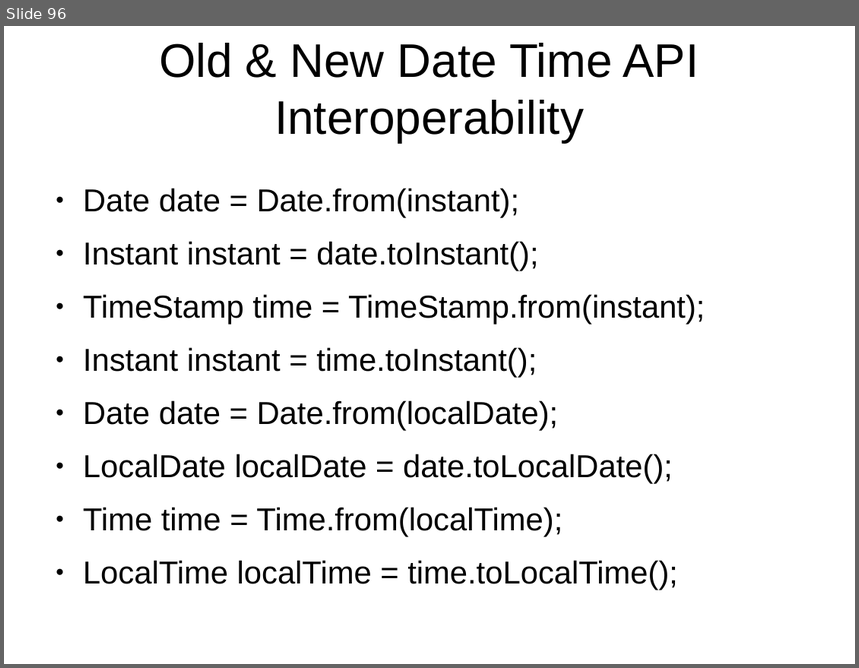
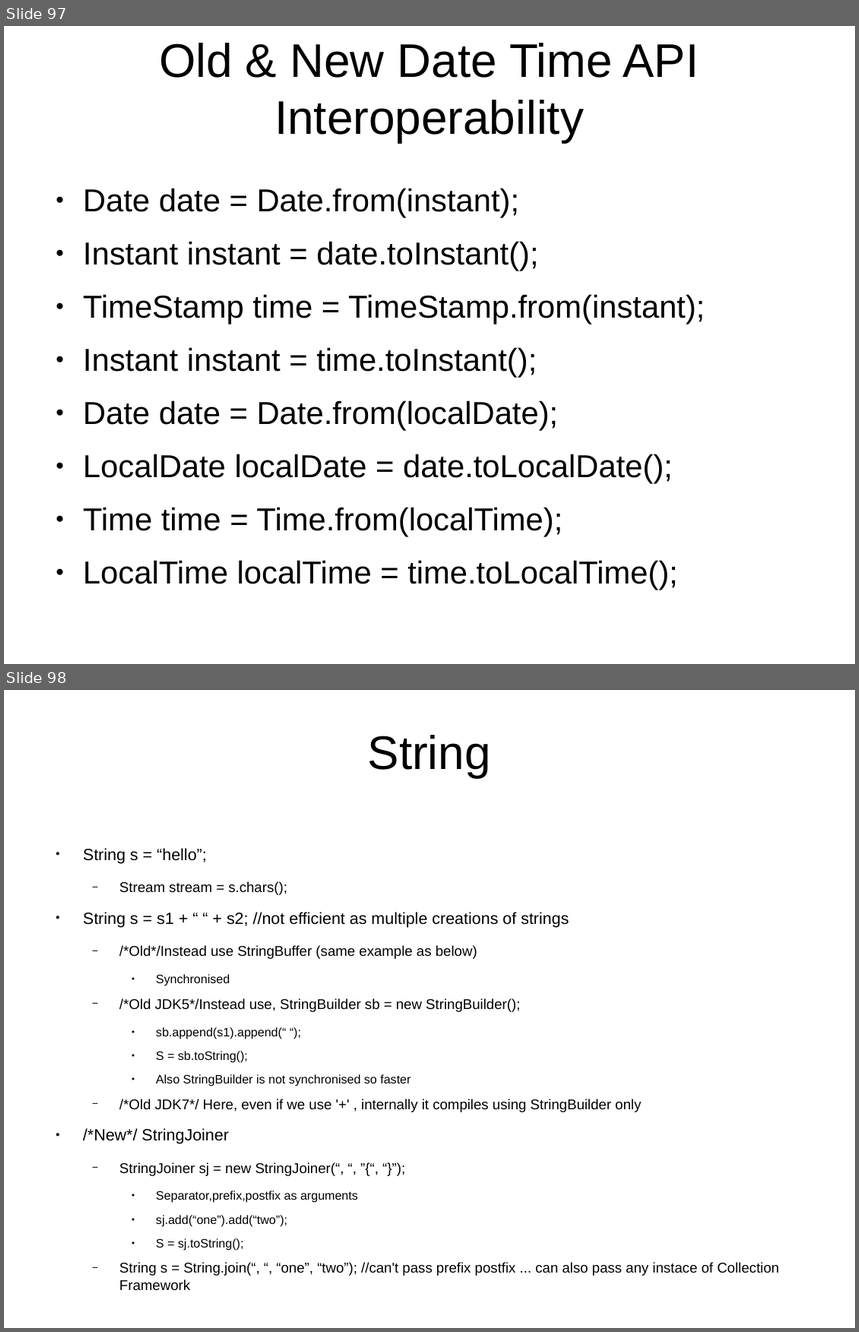
Before and after one commit to shikha-desai/Internship_PreWork, a slide deck: Java/Java_Notes.odp. Shown one above the other, each under a label of ours: slide 96 before the commit, slides 97 and 98 after it. The pictures are 859x668 and 859x1332 pixels, drawn with LibreOffice and Linux fonts; fonts in the diff are those of the drawing; background and template pictures are left out. Boxes give left, top, right and bottom in pixels: in the first picture for what was removed or moved away, otherwise in the second. Text is boxed around its words. In the diff, an @@ line names an element or a change of style, - is before the commit and + after.

```diff
--- a/Java/Java_Notes.odp
+++ b/Java/Java_Notes.odp
@@ slide 98 added at bbox=[4, 690, 855, 1328], background picture (left out) @@
@@ title added at bbox=[368, 735, 491, 778], 44 pt, text #000000 @@
+String
@@ text added at bbox=[83, 848, 780, 1291], 13.3 pt, text #000000 @@
+● String s = “hello”;
+  − Stream stream = s.chars();
+● String s = s1 + “ “ + s2; //not efficient as multiple creations of strings
+  − /*Old*/Instead use StringBuffer (same example as below)
+    ● Synchronised
+  − /*Old JDK5*/Instead use, StringBuilder sb = new StringBuilder();
+    ● sb.append(s1).append(“ “);
+    ● S = sb.toString();
+    ● Also StringBuilder is not synchronised so faster
+  − /*Old JDK7*/ Here, even if we use '+' , internally it compiles using StringBuilder only
+● /*New*/ StringJoiner
+  − StringJoiner sj = new StringJoiner(“, “, ”{“, “}”);
+    ● Separator,prefix,postfix as arguments
+    ● sj.add(“one”).add(“two”);
+    ● S = sj.toString();
+  − String s = String.join(“, “, “one”, “two”); //can't pass prefix postfix ... can also pass any instace of Collection Framework
@@ what was slide 96 is now slide 97 @@
```
Also in this commit, not shown: 2 slides changed, 10 other slides added, 1 other file.
